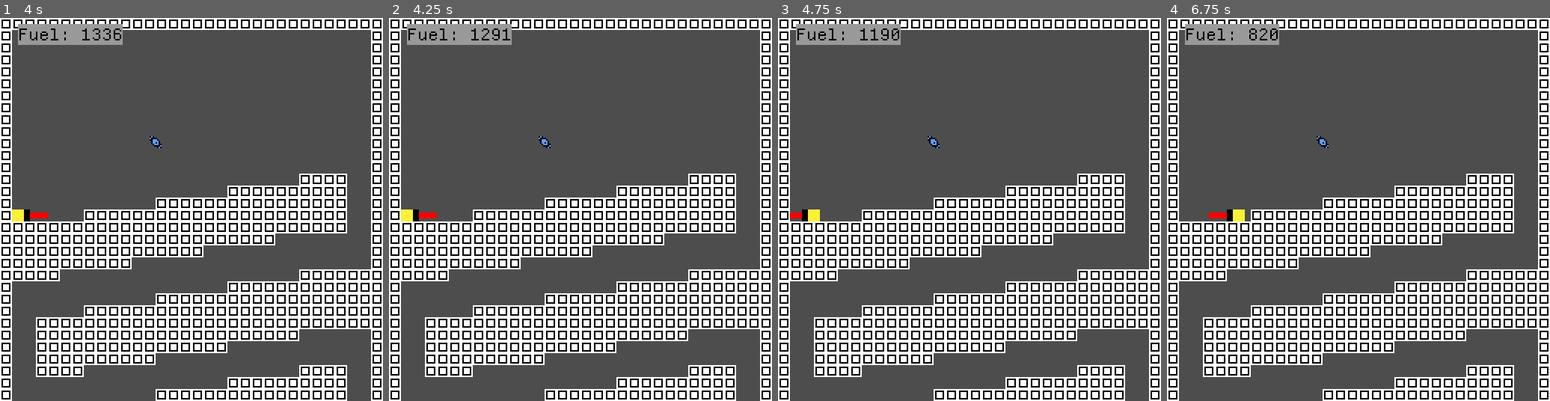
Above: before the commit, frames 1-4 (left to right).
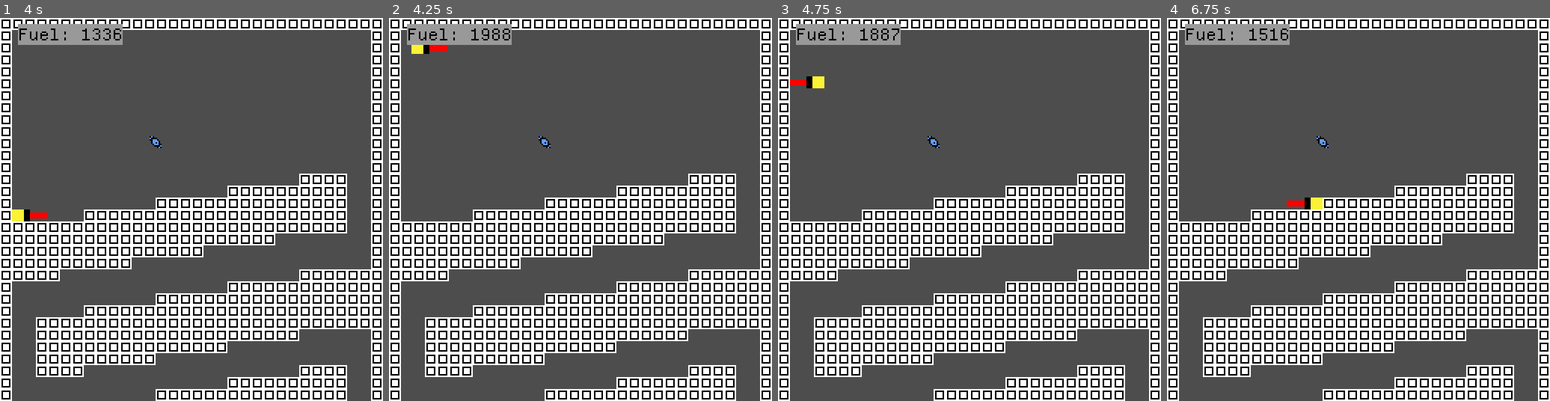
Above: after the commit, the same moments.

Repository: OSGH-web/balloon-movement-demo
Game: Godot game, scene res://levels/level2.tscn
Same seed, same stepped clock (60 frames per second), same inputs: the game is played once before the commit and once after it. This scene is started directly instead of the project's main scene. Sound files missing from this copy of the repository are replaced by a short silence.
Inputs:
- Up to frame 1 (4 s): hold Right (ui_right) 0.53-2.03 s; tap Up (ui_up) at 0.77, 1.52, 3.02, 3.77 s; tap Enter at 2 s; hold Left (ui_left) 2.03-2.78 s; hold Right (ui_right) from 2.78 s (still down)
- Up to frame 2 (4.25 s): keep holding Right (ui_right); tap R (reset, bound only after the commit) at 4.15 s
- Up to frame 3 (4.75 s): release Right (ui_right) at 4.28 s; hold Left (ui_left) from 4.28 s (still down); tap Up (ui_up) at 4.52 s
- Up to frame 4 (6.75 s): release Left (ui_left) at 5.03 s; hold Right (ui_right) 5.03-5.78 s; hold Left (ui_left) from 5.78 s (still down); tap Up (ui_up) at 6.02 s

Frame 1 is identical in both runs. In frame 2, 0.5% of the frame differs, in the area x 3-32%, y 2-54%; in frame 3, 0.5%; in frame 4, 0.7%, in the area x 10-41%, y 1-54%.

Commit message:
added reset key and 'player_died' signal

Diff:
--- a/project.godot
+++ b/project.godot
@@ -35,6 +35,11 @@
 "events": [Object(InputEventKey,"resource_local_to_scene":false,"resource_name":"","device":-1,"window_id":0,"alt_press …(192 unchanged characters)…
 ]
 }
+reset={
+"deadzone": 0.2,
+"events": [null, Object(InputEventKey,"resource_local_to_scene":false,"resource_name":"","device":-1,"window_id":0,"alt_pressed":false,"shift_pressed":false,"ctrl_pressed":false,"meta_pressed":false,"pressed":false,"keycode":0,"physical_keycode":82,"key_label":0,"unicode":114,"location":0,"echo":false,"script":null)
+]
+}
 
 [rendering]
 
--- a/scenes/player/player.gd
+++ b/scenes/player/player.gd
@@ -18,7 +18,13 @@
 
 var readyForRestart: bool = false
 
+signal player_died
+
+func _on_player_died():
+	readyForRestart = true
+
 func _ready():
+	player_died.connect(_on_player_died)
 	add_to_group("player")
 	var level = get_parent() as Node2D
 	var map_height_px = level.height_in_tiles * tilemaplayer.tile_size.y
@@ -30,15 +36,12 @@
 
 func add_fuel(amt):
 	FUEL += amt
-	if FUEL > 0:
-		$Timer.stop()
-		$AudioStreamPlayer2D.pitch_scale = background_music_pitch_scale
-	if readyForRestart:
-		readyForRestart = false
 
 func _input(event):
+	if event.is_action_pressed("reset"):
+		get_tree().reload_current_scene()
 	if int(FUEL) <= 0:
-		if timer.is_stopped() and readyForRestart == false:
+		if readyForRestart == false:
 			timer.start()
 	if readyForRestart:
 		if event.is_action_pressed("ui_a"):
@@ -46,10 +49,9 @@
 		if event.is_action_pressed("ui_q"):
 			return_to_world_select()
 
-
 func _on_timer_timeout():
-	readyForRestart = true
-	print("HERE")
+	if FUEL <= 0:
+		emit_signal("player_died")
 
 func _physics_process(delta):
 	var input_dir = Input.get_vector("ui_left", "ui_right", "ui_up", "ui_down")
@@ -60,8 +62,6 @@
 	if FUEL > 0:
 		velocity -= velocity_update
 		FUEL -= abs(velocity_update.x) + abs(velocity_update.y)
-	else:
-		$AudioStreamPlayer2D.pitch_scale = background_music_pitch_scale_slow
 
 	if not is_on_floor():
 		velocity.y += GRAVITY * delta
--- a/scenes/ui/fuel_label.gd
+++ b/scenes/ui/fuel_label.gd
@@ -11,7 +11,7 @@
 
 	var fuel_amount = max(0, int(player.FUEL))
 
-	if fuel_amount == 0 and player.readyForRestart:
+	if player.readyForRestart:
 		$Label.text = "Press A to retry level\nPress Q to return to level select"
 	else:
 		$Label.text = "Fuel: %d" % fuel_amount
